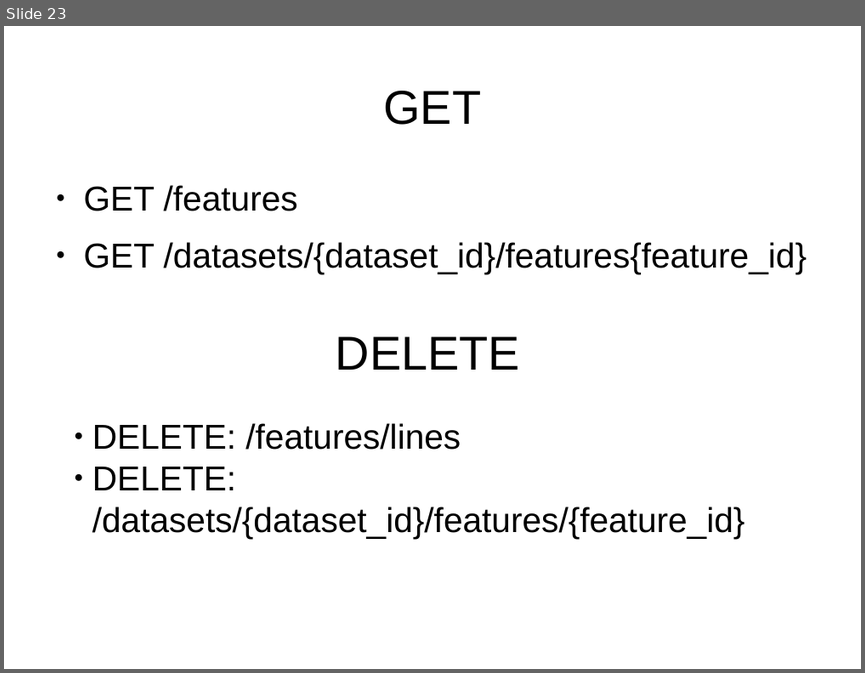
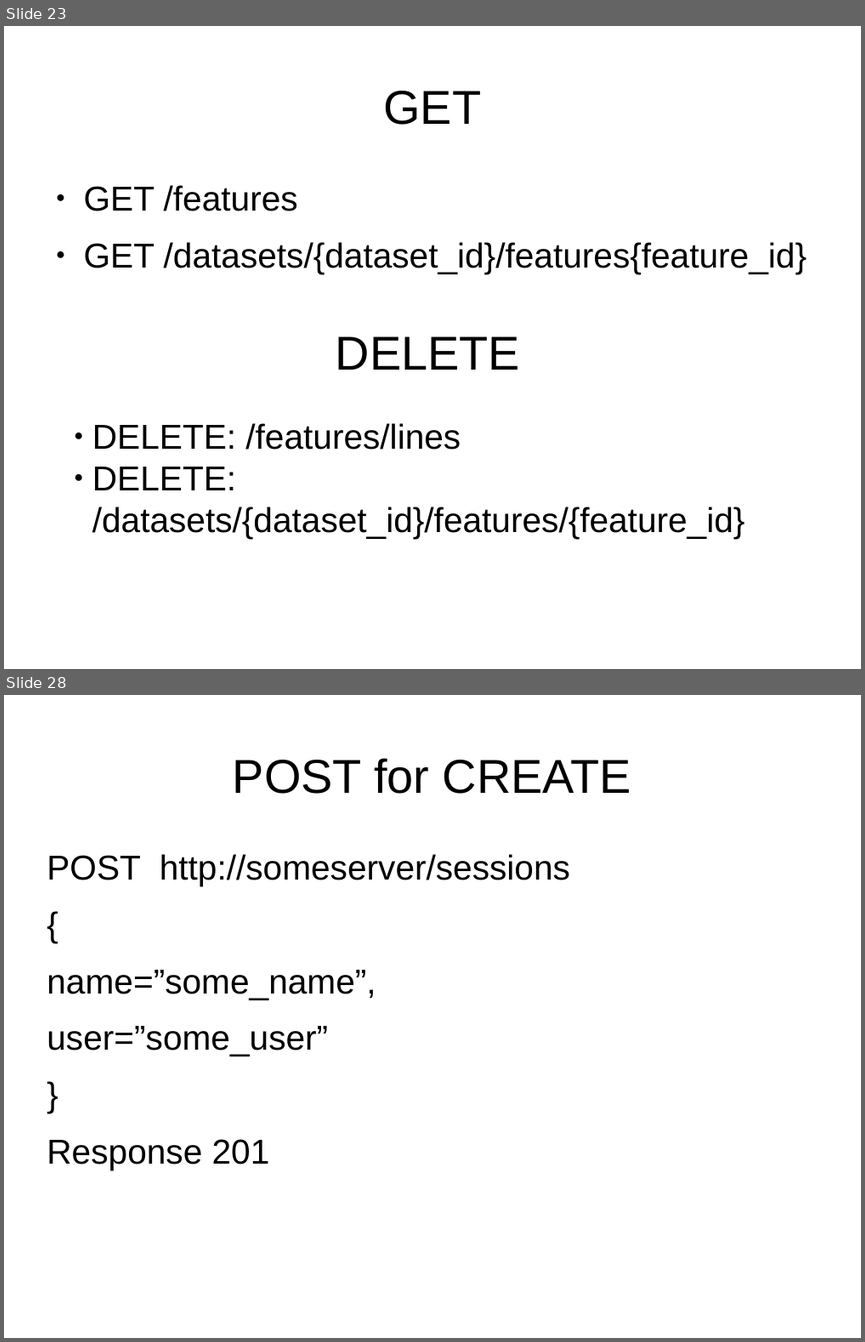
Before and after one commit to netzu/rest-presentation, a slide deck: RestfulFundaments.odp. Shown one above the other, each under a label of ours: slide 23 before the commit, slides 23 and 28 after it; the slides between them are not shown. The pictures are 865x673 and 865x1342 pixels, drawn with LibreOffice and Linux fonts; fonts in the diff are those of the drawing. Boxes give left, top, right and bottom in pixels: in the first picture for what was removed or moved away, otherwise in the second. Text is boxed around its words. In the diff, an @@ line names an element or a change of style, - is before the commit and + after.

Commit message:
More slides added Finished slides about URL and HTTP methods Added some remarks in the mindmaps, Roy Fielding picture added in the imagery repository

```diff
--- a/RestfulFundaments.odp
+++ b/RestfulFundaments.odp
@@ slide 28 added at [4,695,861,1338], background #FFFFFF @@
@@ title added at [233,758,631,794], 44 pt, text #000000 @@
+POST for CREATE
@@ text added at [46,854,570,1170], 32 pt, text #000000 @@
+POST http://someserver/sessions
+{
+name=”some_name”,
+user=”some_user”
+}
+Response 201
```
Also in this commit, not shown: 8 slides changed, 8 other slides added, 1 slide removed, 2 other files.
